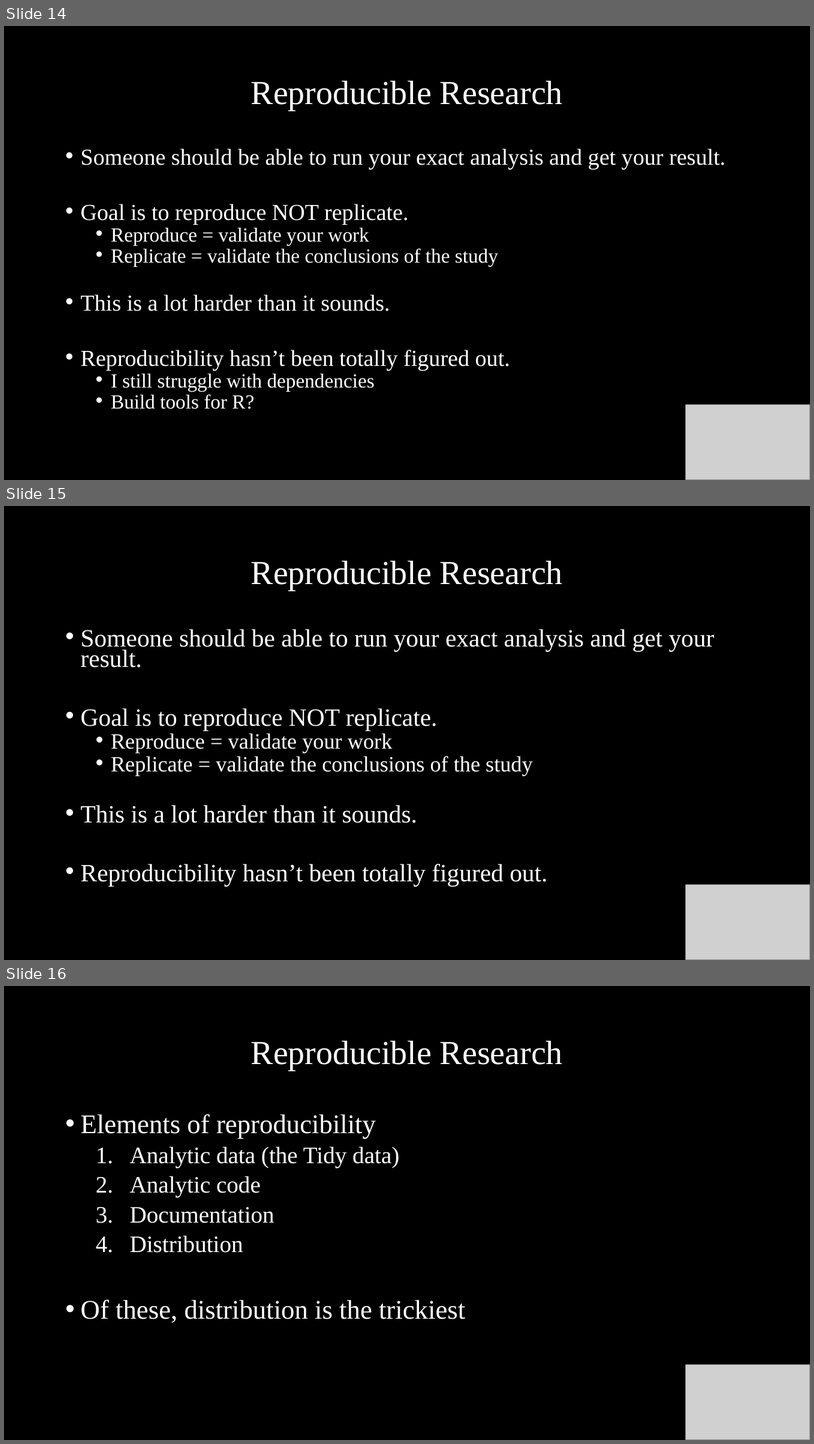
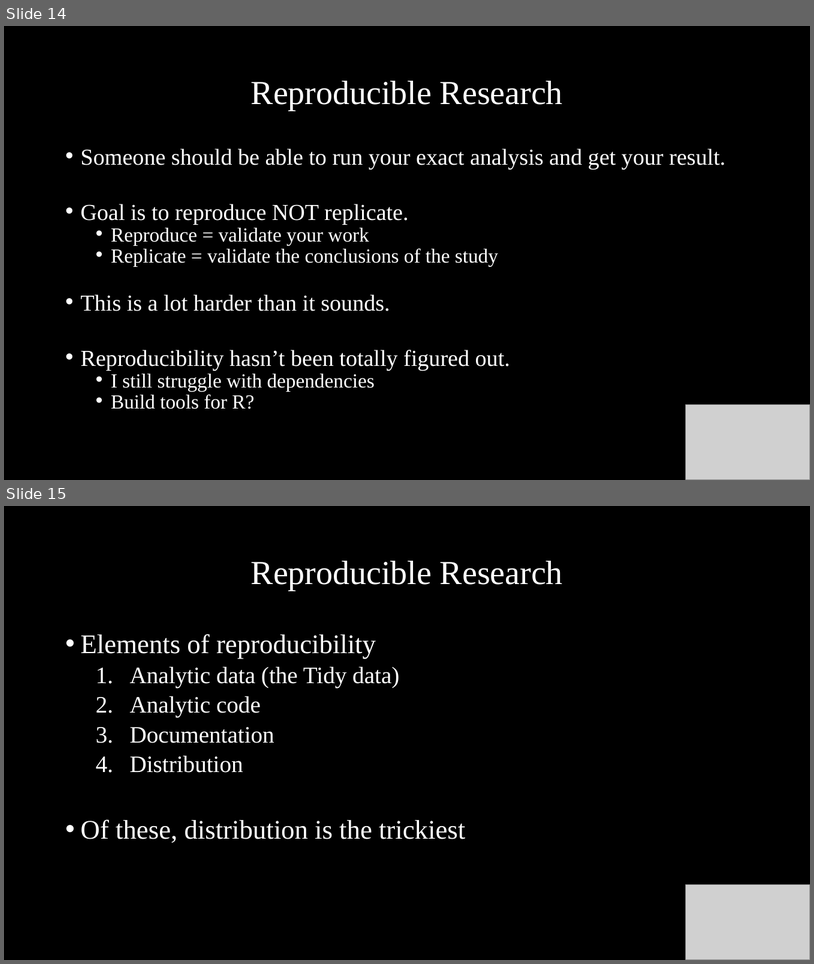
Before and after one commit to MassStreetAnalytics/Reproducible-Research, a slide deck: Documents/Deck/Reproducable Research.pptx. Shown one above the other, each under a label of ours: slides 14, 15 and 16 before the commit, slides 14 and 15 after it. The pictures are 814x1444 and 814x964 pixels, drawn with LibreOffice and Linux fonts; fonts in the diff are those of the drawing; grey boxes stand for pictures; background and template pictures are left out. Boxes give left, top, right and bottom in pixels: in the first picture for what was removed or moved away, otherwise in the second. Text is boxed around its words. In the diff, an @@ line names an element or a change of style, - is before the commit and + after.

```diff
--- a/Documents/Deck/Reproducable Research.pptx
+++ b/Documents/Deck/Reproducable Research.pptx
@@ slide 15 removed at box(4, 506, 810, 960), background picture (left out) @@
@@ title removed at box(251, 561, 563, 591) @@
-Reproducible Research
@@ text removed at box(81, 629, 715, 886) @@
-• Someone should be able to run your exact analysis and get your result.
-• Goal is to reproduce NOT replicate.
-  • Reproduce = validate your work
-  • Replicate = validate the conclusions of the study
-• This is a lot harder than it sounds.
-• Reproducibility hasn’t been totally figured out.
@@ picture removed at box(686, 885, 810, 960) @@
@@ what was slide 16 is now slide 15 @@
```
Also in this commit, not shown: 1 slide changed, 1 other slide removed.
